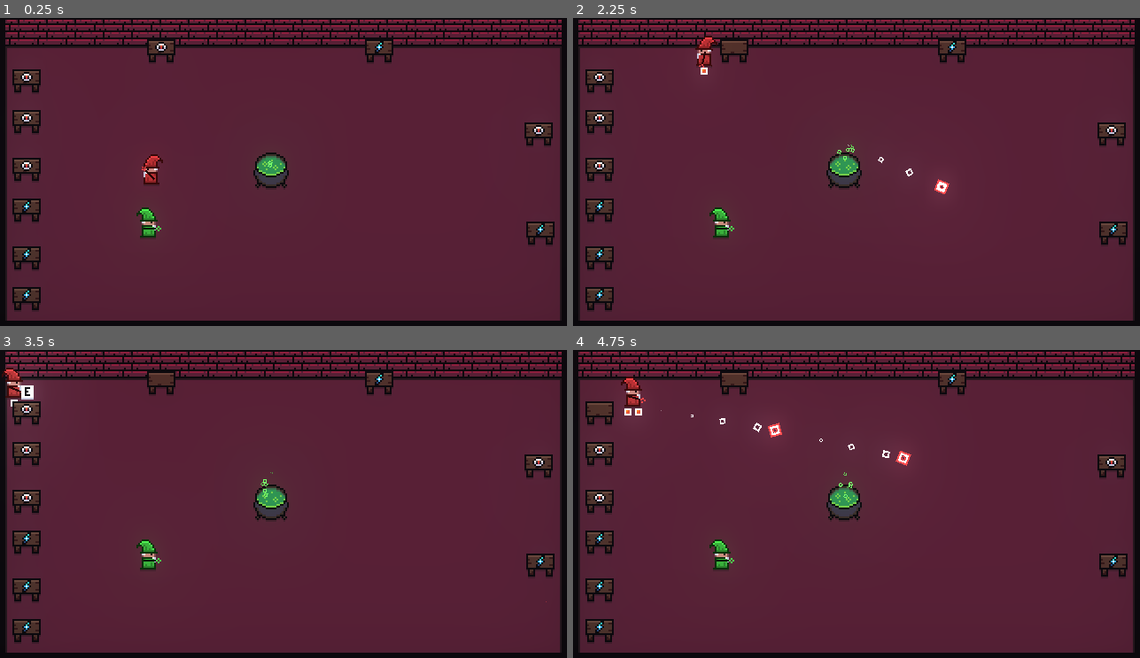
Above: before the commit, frames 1-4 (two rows, left to right).
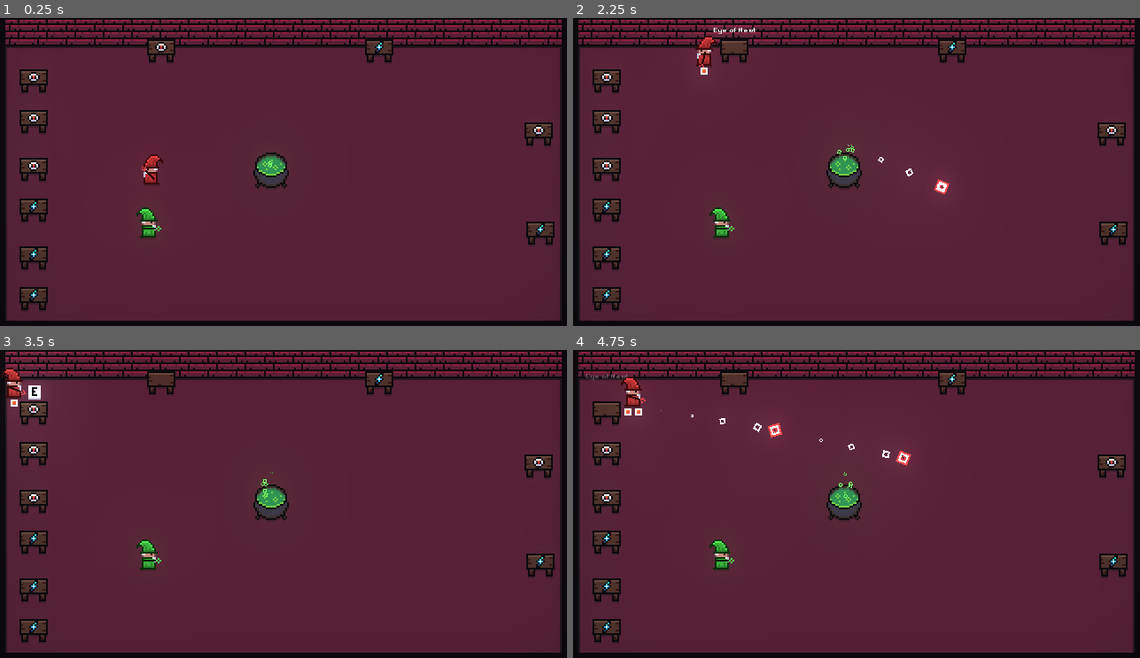
Above: after the commit, the same moments.

Repository: JoeZlonicky/spellbrew
Game: Godot game, scene res://dungeon/dungeon.tscn
Two runs of this game, one before a commit and one after it. Both use one fixed random seed, a clock stepped at 60 frames per second and the inputs below.
Inputs (mouse positions are in pixels of both pictures, inside the frame that each line leads up to):
- Up to frame 1 (0.25 s): no input
- Up to frame 2 (2.25 s): tap Enter at 0.5 s; move the mouse to (828, 239) at 0.52 s; hold E (interact) 0.53-1.28 s; hold W (move_up) 0.53-2.03 s; move the mouse to (1026, 224) at 1.27 s; click (1026, 224) at 1.35 s; tap E (interact) at 1.55 s; move the mouse to (686, 128) at 2.02 s; hold A (move_left) from 2.03 s (still down); hold E (interact) from 2.03 s (still down)
- Up to frame 3 (3.5 s): keep holding A (move_left); move the mouse to (311, 510) at 2.77 s; release E (interact) at 2.78 s; tap E (interact) at 2.85 s
- Up to frame 4 (4.75 s): move the mouse to (771, 430) at 3.52 s; release A (move_left) at 3.53 s; press the mouse at (771, 430) at 3.53 s; hold S (move_down) 3.53-4.28 s; tap E (interact) at 3.8, 4.35 s; move the mouse to (981, 494) at 4.27 s; release the mouse at (981, 494) at 4.28 s; hold D (move_right) from 4.28 s (still down)

The runs differ from the first frame. In frame 1, 1.7% of the frame differs, in the area x 2-9%, y 16-95%; in frame 2, 1.7%; in frame 3, 1.8%, in the area x 2-9%, y 11-95%; in frame 4, 1.6%.

Commit message:
Ingredient pickup text

Diff:
--- a/dungeon/dungeon.tscn
+++ b/dungeon/dungeon.tscn
@@ -149,7 +149,7 @@
 [node name="AnimationTree" parent="YSort/Players/Player2" index="6"]
 parameters/playback = SubResource( 5 )
 
-[node name="ColorModulator" parent="YSort/Players/Player2" index="7"]
+[node name="ColorModulator" parent="YSort/Players/Player2" index="8"]
 modulation = Color( 0.5, 2.5, 0.625, 1 )
 
 [node name="InputHandler" parent="YSort/Players/Player2" index="9"]
@@ -164,27 +164,27 @@
 position = Vector2( 214, 24 )
 
 [node name="Table3" parent="YSort/Tables" instance=ExtResource( 4 )]
-position = Vector2( 15, 64 )
+position = Vector2( 19, 64 )
 ingredient_override = 0
 
 [node name="Table8" parent="YSort/Tables" instance=ExtResource( 4 )]
-position = Vector2( 15, 41 )
+position = Vector2( 19, 41 )
 ingredient_override = 0
 
 [node name="Table4" parent="YSort/Tables" instance=ExtResource( 4 )]
-position = Vector2( 15, 141 )
+position = Vector2( 19, 141 )
 ingredient_override = 1
 
 [node name="Table10" parent="YSort/Tables" instance=ExtResource( 4 )]
-position = Vector2( 15, 164 )
+position = Vector2( 19, 164 )
 ingredient_override = 1
 
 [node name="Table5" parent="YSort/Tables" instance=ExtResource( 4 )]
-position = Vector2( 15, 91 )
+position = Vector2( 19, 91 )
 ingredient_override = 0
 
 [node name="Table9" parent="YSort/Tables" instance=ExtResource( 4 )]
-position = Vector2( 15, 114 )
+position = Vector2( 19, 114 )
 ingredient_override = 1
 
 [node name="Table6" parent="YSort/Tables" instance=ExtResource( 4 )]
--- /dev/null
+++ b/interactable/table/pickup_text/pickup_text.gd
@@ -0,0 +1,8 @@
+extends Control
+
+
+onready var label = $Label
+
+
+func set_text(text: String):
+	label.text = text
--- /dev/null
+++ b/interactable/table/pickup_text/pickup_text.tscn
@@ -0,0 +1,103 @@
+[gd_scene load_steps=6 format=2]
+
+[ext_resource path="res://_assets/fonts/retro_gaming.ttf" type="DynamicFontData" id=1]
+[ext_resource path="res://interactable/table/pickup_text/pickup_text.gd" type="Script" id=2]
+
+[sub_resource type="DynamicFont" id=3]
+size = 3
+font_data = ExtResource( 1 )
+
+[sub_resource type="Animation" id=5]
+length = 0.001
+tracks/0/type = "value"
+tracks/0/path = NodePath("Label:rect_position")
+tracks/0/interp = 1
+tracks/0/loop_wrap = true
+tracks/0/imported = false
+tracks/0/enabled = true
+tracks/0/keys = {
+"times": PoolRealArray( 0 ),
+"transitions": PoolRealArray( 1 ),
+"update": 0,
+"values": [ Vector2( -32, -4 ) ]
+}
+tracks/1/type = "value"
+tracks/1/path = NodePath("Label:self_modulate")
+tracks/1/interp = 1
+tracks/1/loop_wrap = true
+tracks/1/imported = false
+tracks/1/enabled = true
+tracks/1/keys = {
+"times": PoolRealArray( 0 ),
+"transitions": PoolRealArray( 1 ),
+"update": 0,
+"values": [ Color( 1, 1, 1, 1 ) ]
+}
+
+[sub_resource type="Animation" id=4]
+resource_name = "rise"
+tracks/0/type = "value"
+tracks/0/path = NodePath("Label:rect_position")
+tracks/0/interp = 2
+tracks/0/loop_wrap = true
+tracks/0/imported = false
+tracks/0/enabled = true
+tracks/0/keys = {
+"times": PoolRealArray( 0, 1 ),
+"transitions": PoolRealArray( 1, 1 ),
+"update": 0,
+"values": [ Vector2( -32, -4 ), Vector2( -32, -15 ) ]
+}
+tracks/1/type = "value"
+tracks/1/path = NodePath("Label:self_modulate")
+tracks/1/interp = 2
+tracks/1/loop_wrap = true
+tracks/1/imported = false
+tracks/1/enabled = true
+tracks/1/keys = {
+"times": PoolRealArray( 0, 0.7, 1 ),
+"transitions": PoolRealArray( 1, 1, 1 ),
+"update": 0,
+"values": [ Color( 1, 1, 1, 1 ), Color( 1, 1, 1, 1 ), Color( 1, 1, 1, 0 ) ]
+}
+tracks/2/type = "method"
+tracks/2/path = NodePath(".")
+tracks/2/interp = 1
+tracks/2/loop_wrap = true
+tracks/2/imported = false
+tracks/2/enabled = true
+tracks/2/keys = {
+"times": PoolRealArray( 1 ),
+"transitions": PoolRealArray( 1 ),
+"values": [ {
+"args": [  ],
+"method": "queue_free"
+} ]
+}
+
+[node name="PickupText" type="Control"]
+anchor_right = 1.0
+anchor_bottom = 1.0
+margin_right = -320.0
+margin_bottom = -180.0
+script = ExtResource( 2 )
+
+[node name="Label" type="Label" parent="."]
+anchor_left = 0.5
+anchor_top = 0.5
+anchor_right = 0.5
+anchor_bottom = 0.5
+margin_left = -32.0
+margin_top = -4.0
+margin_right = 32.0
+margin_bottom = 4.0
+rect_min_size = Vector2( 64, 0 )
+rect_pivot_offset = Vector2( 32, 7 )
+custom_fonts/font = SubResource( 3 )
+text = "Eye of newt"
+align = 1
+
+[node name="AnimationPlayer" type="AnimationPlayer" parent="."]
+autoplay = "rise"
+anims/RESET = SubResource( 5 )
+anims/rise = SubResource( 4 )
--- a/interactable/table/table.gd
+++ b/interactable/table/table.gd
@@ -5,12 +5,14 @@
 	IngredientList.PURE_LIGHTNING
 	# IngredientList.SLIME_BALL,
 ]
+const PICKUP_TEXT = preload("res://interactable/table/pickup_text/pickup_text.tscn")
 
 export (int, -1, 1) var ingredient_override = -1  # For testing
 
 var ingredient: Ingredient
 
 onready var ingredient_sprite: Sprite = $IngredientSprite
+onready var pickup_text_spawn_point: Control = $PickupTextSpawnPoint
 
 
 # Spawns ingredients to be picked by a player
@@ -30,6 +32,9 @@
 # Remove ingredient from table and add to player's inventory
 func _interact(player: Player):
 	player.inventory.add_ingredient(ingredient)
+	var pickup_text = PICKUP_TEXT.instance()
+	pickup_text_spawn_point.add_child(pickup_text)
+	pickup_text.set_text(ingredient.display_name)
 	set_ingredient(null)
 
 
--- a/interactable/table/table.tscn
+++ b/interactable/table/table.tscn
@@ -29,3 +29,7 @@
 visible = false
 position = Vector2( 0, -4 )
 shape = SubResource( 1 )
+
+[node name="PickupTextSpawnPoint" type="Control" parent="." index="5"]
+margin_top = -13.0
+margin_bottom = -13.0
